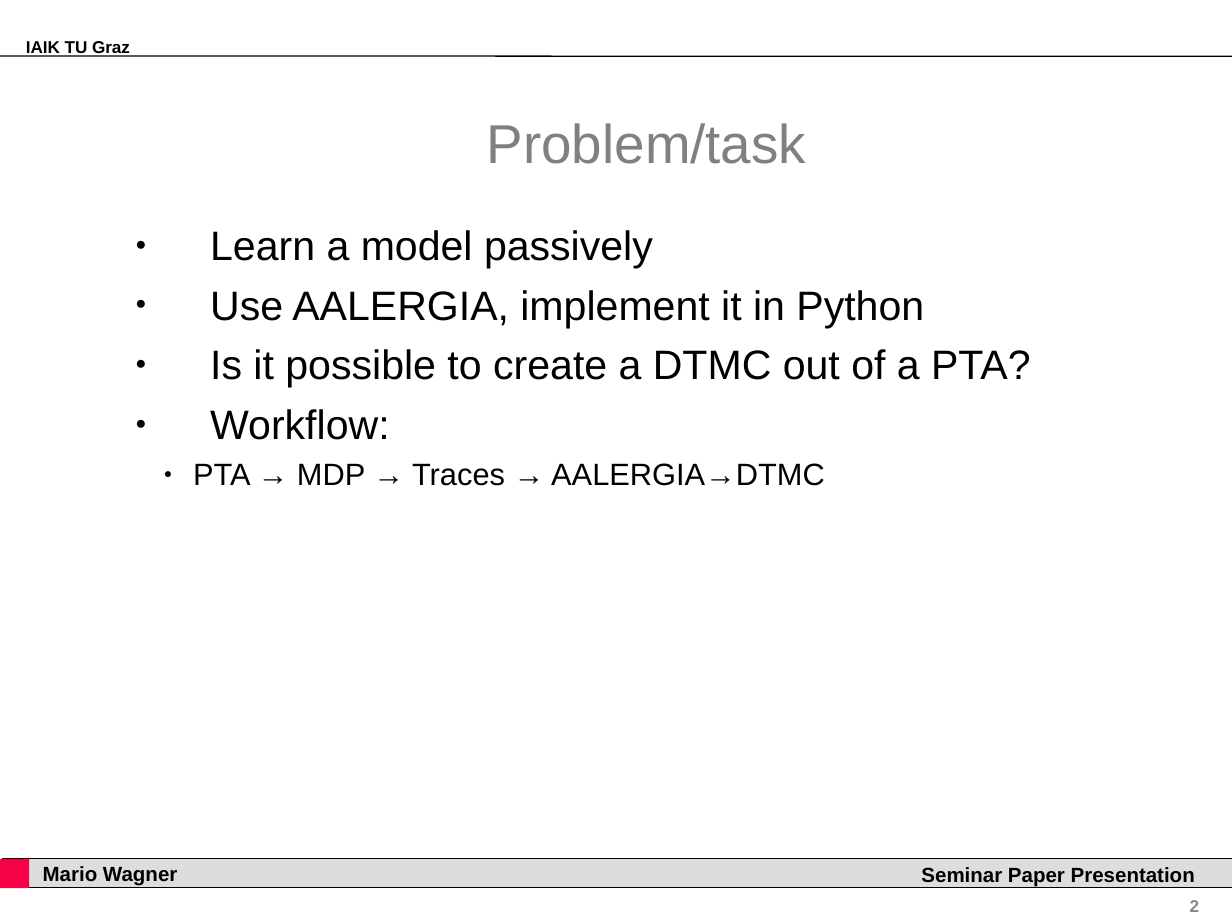
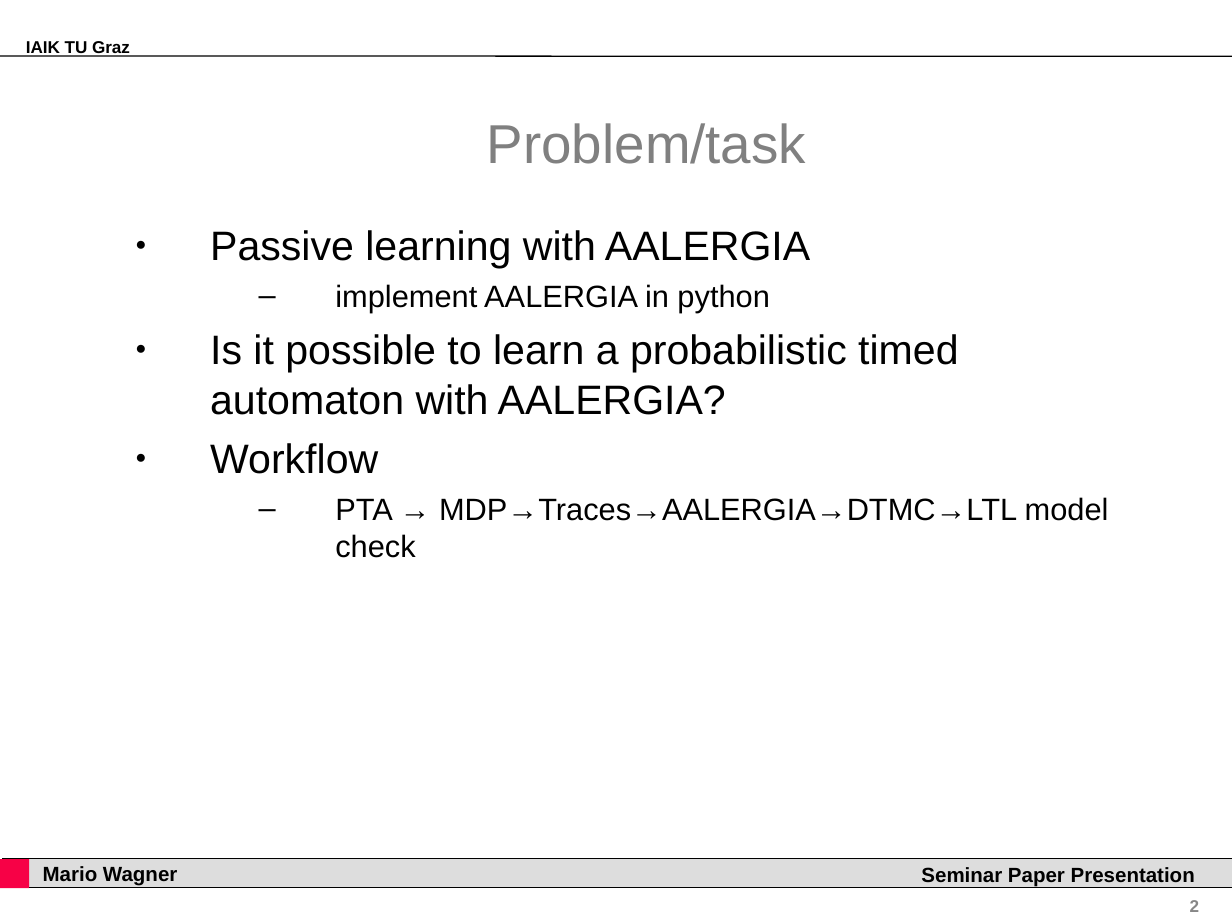
Before and after one commit to grashupfa/seminar, a slide deck: slide 2 of presentation/seminarpaper.ppt. Drawn at 1232x924 pixels with LibreOffice and Linux fonts; fonts in the diff are those of the drawing; background and template pictures are left out. Boxes give left, top, right and bottom in pixels: in the first picture for what was removed or moved away, otherwise in the second. Text is boxed around its words. In the diff, an @@ line names an element or a change of style, - is before the commit and + after.

Commit message:
presentation finished

```diff
--- a/presentation/seminarpaper.ppt
+++ b/presentation/seminarpaper.ppt
@@ text at [210,230,1109,558]: text changed @@
-● Learn a model passively
-● Use AALERGIA, implement it in Python
-● Is it possible to create a DTMC out of a PTA?
-● Workflow:
-  ● PTA → MDP → Traces → AALERGIA→DTMC
+● Passive learning with AALERGIA
+  – implement AALERGIA in python
+● Is it possible to learn a probabilistic timed automaton with AALERGIA?
+● Workflow
+  – PTA → MDP→Traces→AALERGIA→DTMC→LTL model check
```
Also in this commit, not shown: 3 other slides changed, 2 slides added, 2 slides removed, 1 other file.
